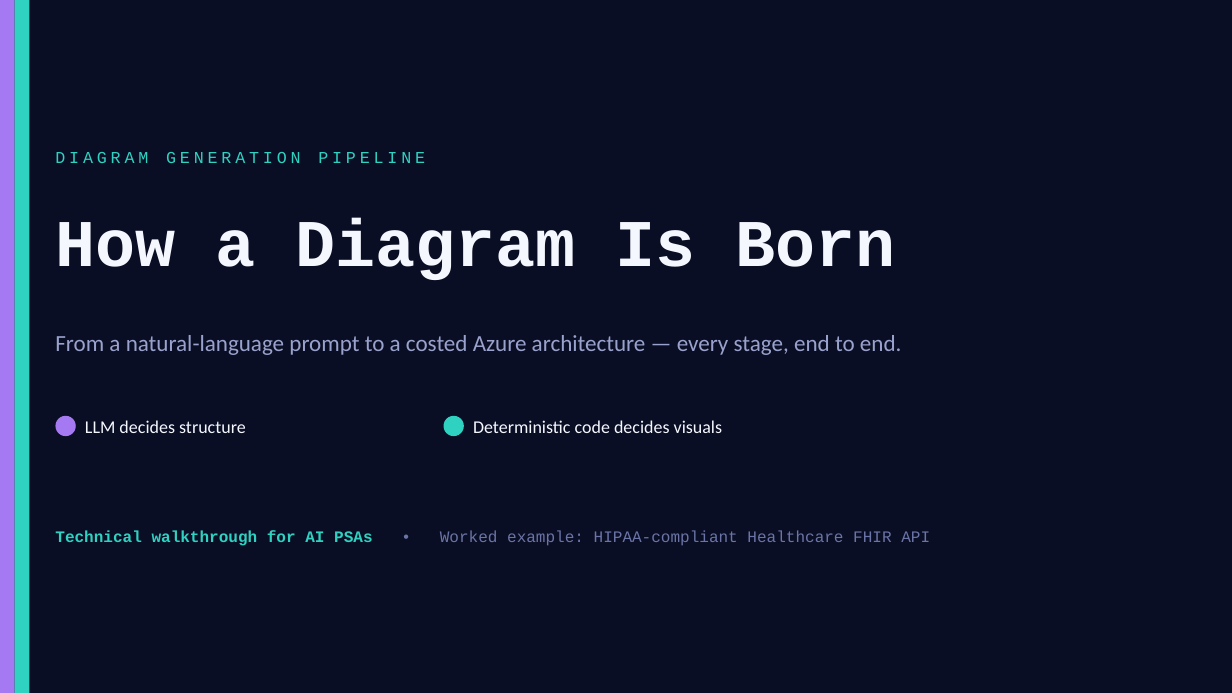
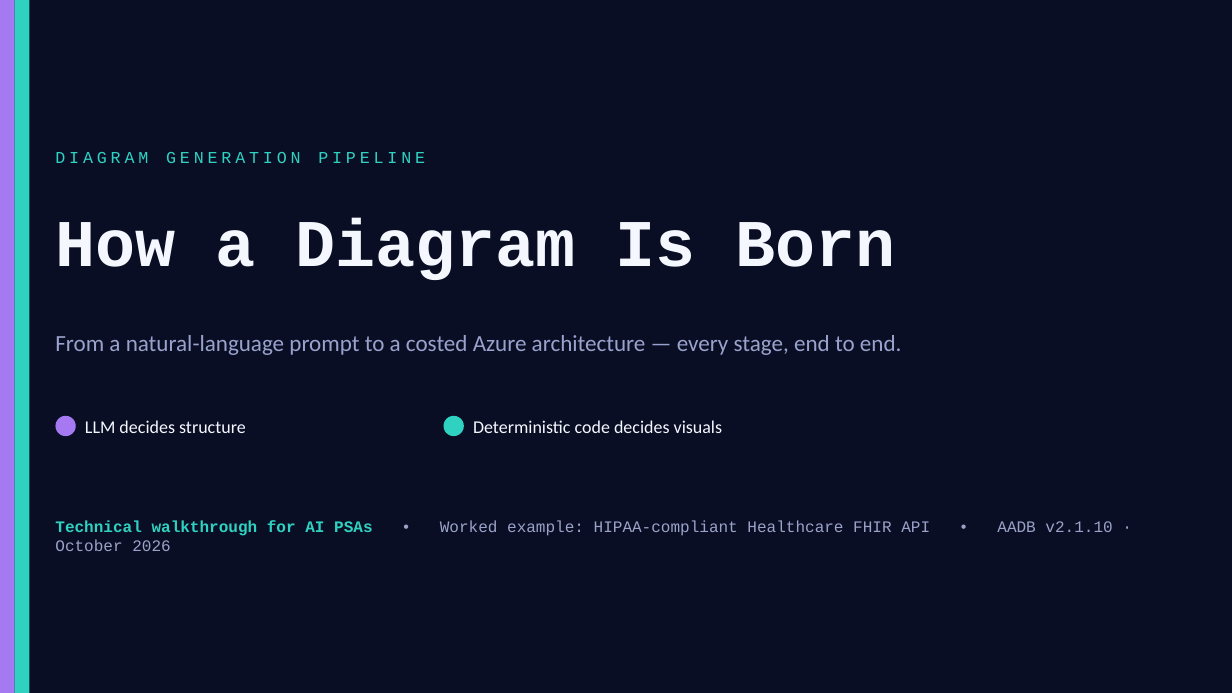
Before and after one commit to Arturo-Quiroga-MSFT/azure-architecture-diagram-builder, a slide deck: slide 1 of decks/diagram-generation/How-Diagrams-Are-Generated-Technical.pptx. Drawn at 1232x693 pixels with LibreOffice and Linux fonts; fonts in the diff are those of the drawing. Boxes give left, top, right and bottom in pixels: in the first picture for what was removed or moved away, otherwise in the second. Text is boxed around its words. In the diff, an @@ line names an element or a change of style, - is before the commit and + after.

```diff
--- a/decks/diagram-generation/How-Diagrams-Are-Generated-Technical.pptx
+++ b/decks/diagram-generation/How-Diagrams-Are-Generated-Technical.pptx
@@ text at [55,520,1112,536]: text changed; text colour #6A74A6 to #9AA2C8 @@
-Technical walkthrough for AI PSAs • Worked example: HIPAA-compliant Healthcare FHIR API
+Technical walkthrough for AI PSAs • Worked example: HIPAA-compliant Healthcare FHIR API • AADB v2.1.10 · October 2026
```
Also in this commit, not shown: 10 other slides changed, 8 other files.
